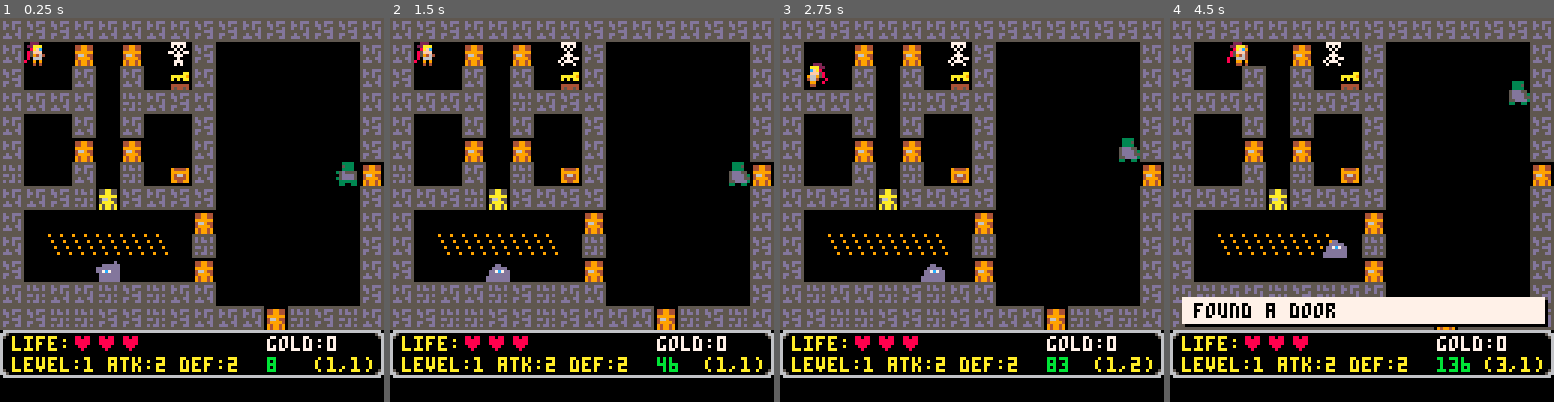
Above: before the commit, frames 1-4 (left to right).
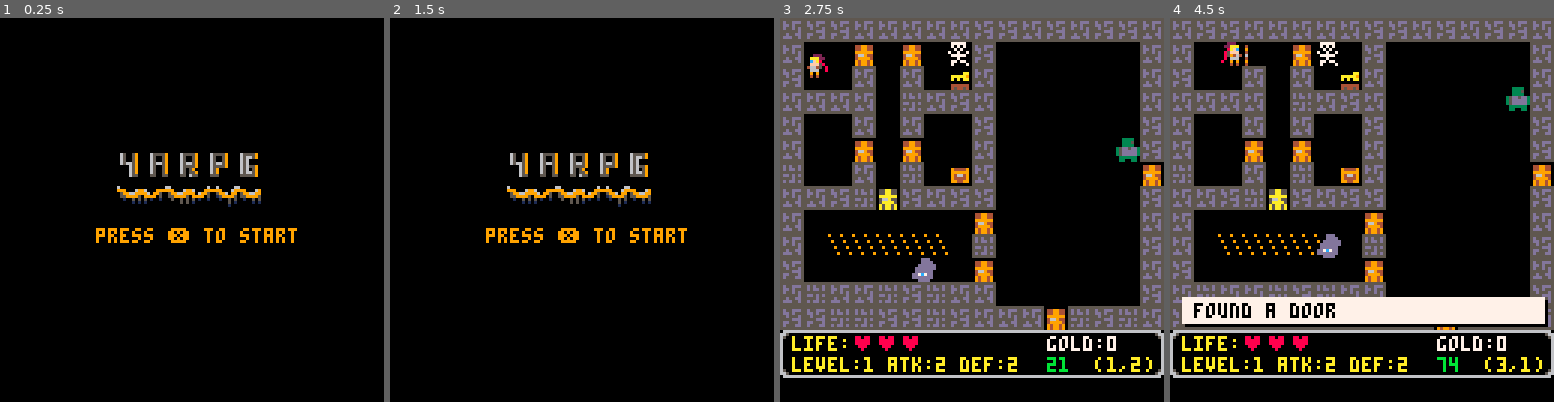
Above: after the commit, the same moments.

Repository: lauripaulo/pico8-games
Game: PICO-8 cartridge carts/yarpg/yarpg.p8
Same seed, same stepped clock (60 frames per second), same inputs: the game is played once before the commit and once after it.
Inputs:
- Up to frame 1 (0.25 s): no input
- Up to frame 2 (1.5 s): tap X (X key) at 1.07 s
- Up to frame 3 (2.75 s): hold Left 1.97-2.37 s; tap X (X key) at 2.07, 2.4, 2.73 s; hold Down from 2.42 s (still down)
- Up to frame 4 (4.5 s): release Down at 2.82 s; hold Right 2.87-3.53 s; tap X (X key) every 0.33 s from 3.07 to 4.4 s; hold Up 3.58-4.08 s; hold Right from 4.13 s (still down)

The runs differ from the first frame. In frame 1, 43% of the frame differs, in the area x 0-100%, y 0-94%; in frame 2, 43%; in frame 3, 0.8%; in frame 4, 1.1%.

Commit message:
Game state machine

Diff:
--- a/carts/yarpg/yarpg.p8
+++ b/carts/yarpg/yarpg.p8
@@ -1,9 +1,24 @@
 pico-8 cartridge // http://www.pico-8.com
 version 23
 __lua__
--- global vars
+-- game states
 
 function _init()
+	menu_init()
+end
+
+function menu_init()
+	_draw = menu_draw
+	_update = menu_update
+	mdelay=30
+	starprs=false
+end
+
+function game_init()
+	-- state machine
+	_init = game_init
+	_draw = game_draw
+	_update = game_update
 	me={
 		name="player",
 		x=0,
@@ -275,13 +290,85 @@
 	end
 end
 
+function b2s(bool)
+	return bool and 'true' or 'false'
+end
+
+function printhmap(name,m)
+ local i=1
+ printh("name:"..name)
+ for value in all(m) do
+ 	printh("->map["..i.."]="..value)
+ 	i+=1
+ end
+end
+
+function addhit(_ob,_sprs)
+ printh("addhit:".._ob.name.." x:".._ob.x.." y:".._ob.y)
+ add(hits,
+ 	{
+ 		ob=_ob,
+ 		cspr=1, -- none
+ 		dur=0,
+ 		sprs=_sprs
+ 	}
+ )
+end
+
+function addmsg(_txt,_secs,_colr)
+	add(msgs,
+		{
+		 txt=_txt,
+			duration=_secs*60,
+			frames=0,
+			colr=_colr
+		}
+	)
+end
+
+function attack(obj,target)
+ local t=1
+	local atk=rollatk(obj)
+	local def=rolldef(target)
+	local result=atk-def
+	if result>=0 then
+ 	addmsg("hit "..target.name.." for "..obj.level.." damage",t,3)
+		target.hp-=obj.level
+		if target.hp<=0 then
+			sfx(6)
+			addhit(target,dspr)
+		else
+			sfx(5)
+			addhit(target,hspr)
+		end
+	elseif result<0 then
+ 	addmsg(obj.name.." attack miss",t,8)
+ 	sfx(7)
+	end
+end
+
+function d6(num)
+ local value=0
+ for i=1,num do
+  value+=flr(rnd(6))+1
+ end
+ return value
+end
+
+function rollatk(obj)
+ return d6(2)+obj.level+obj.atack
+end
+
+function rolldef(obj)
+ return d6(2)+obj.level+obj.defense
+end
 -->8
 -- mobs
 
 function update_mobs()
 	if state.update_mobs then
 		for mob in all(mobs) do
-		 if mob.dead then
+		 if mob.hp<=0 then
   		del(mobs,mob)
 		 else
 			 mob.tomx=mob.mapx
@@ -397,84 +484,22 @@
 	return mob
 end
 -->8
--- util
-
-function b2s(bool)
-	return bool and 'true' or 'false'
-end
-
-function printhmap(name,m)
- local i=1
- printh("name:"..name)
- for value in all(m) do
- 	printh("->map["..i.."]="..value)
- 	i+=1
- end
-end
-
-function addhit(_ob,_sprs)
- printh("addhit:".._ob.name.." x:".._ob.x.." y:".._ob.y)
- add(hits,
- 	{
- 		ob=_ob,
- 		cspr=1, -- none
- 		dur=0,
- 		sprs=_sprs
- 	}
- )
-end
-
-function addmsg(_txt,_secs,_colr)
-	add(msgs,
-		{
-		 txt=_txt,
-			duration=_secs*60,
-			frames=0,
-			colr=_colr
-		}
-	)
-end
-
-function attack(obj,target)
- local t=1
-	local atk=rollatk(obj)
-	local def=rolldef(target)
-	local result=atk-def
-	if result>=0 then
- 	addmsg("hit "..target.name.." for "..obj.level.." damage",t,3)
-		target.hp-=obj.level
-		if target.hp<=0 then
-			sfx(6)
-			addhit(target,dspr)
-		else
-			sfx(5)
-			addhit(target,hspr)
-		end
-	elseif result<0 then
- 	addmsg(obj.name.." attack miss",t,8)
- 	sfx(7)
-	end
-end
-
-function d6(num)
- local value=0
- for i=1,num do
-  value+=flr(rnd(6))+1
- end
- return value
-end
-
-function rollatk(obj)
- return d6(2)+obj.level+obj.atack
-end
-
-function rolldef(obj)
- return d6(2)+obj.level+obj.defense
-end
--->8
--- draw/update
-
-function _update()
+-- update
+
+function menu_update()
+ if btn(❎) then
+  startprs=true
+  sfx(3)
+ end
+ if startprs then
+  mdelay-=1
+ end
+ if mdelay==0 then
+  game_init()
+ end
+end
+
+function game_update()
 	if me.hp>0 or #hits>0
 	then
 		spawmobs()
@@ -488,7 +513,60 @@
 	end
 end
 
-function _draw()
+function update_hits()
+	for h in all(hits) do
+	 if h.dur>4 then
+	 	del(hits,h)
+	 else
+	  if (state.frames%2)==0 then
+				h.cspr+=1
+				h.dur+=1
+				if h.cspr>4 then
+					h.cspr=1
+				end
+		 end
+		end
+	end
+end
+
+function update_messages()
+ for ms in all(msgs) do
+ 	if ms.frames ==
+ 				ms.duration then
+ 	 del(msgs,ms)
+ 	 ms=nil
+ 	else
+	 	ms.frames+=1
+	 end
+ end
+end
+
+
+-->8
+-- draw
+
+function menu_draw()
+ cls()
+ for i=1,5 do
+ 	spr(130+i,10*(i-1)+39,45,1,1)
+ 	spr(146+i,8*(i-1)+39,55,1,1)
+ end
+ spr(147,8*5+39,55,1,1)
+ if startprs then
+	 local cl=mdelay%5
+	 if cl==0 then
+	 	color(8)
+	 else
+	 	color(9)
+	 end
+	else
+	 color(9)
+	end
+ cursor(32,70)
+ print("press ❎ to start")
+end
+
+function game_draw()
 	cls()
  state.frames+=1
 	if me.hp>0 or #hits>0
@@ -508,42 +586,10 @@
 	end
 end
 
-function update_hits()
-	for h in all(hits) do
-	 if h.dur>4 then
-	 	del(hits,h)
-	 	printh("remove hit x:"..h.ob.x.." y:"..h.ob.y)
-	 else
-	  if (state.frames%2)==0 then
-				h.cspr+=1
-				h.dur+=1
-				if h.cspr>4 then
-					h.cspr=1
-				end
-		 	printh("hit x:"..h.ob.x.." y:"..h.ob.y.." cspr:"..h.cspr.." dur:"..h.dur)
-		 	printh(" spr:"..hspr[h.cspr])
-		 end
-		end
-	end
-end
-
 function draw_hits()
 	for h in all(hits) do
 		spr(h.sprs[h.cspr],h.ob.x,h.ob.y,1,1)
- 	printh(" draw spr:"..hspr[h.cspr])
-	end
-end
-
-function update_messages()
- for ms in all(msgs) do
- 	if ms.frames ==
- 				ms.duration then
- 	 del(msgs,ms)
- 	 ms=nil
- 	else
-	 	ms.frames+=1
-	 end
- end
+	end
 end
 
 function draw_messages()
@@ -775,7 +820,7 @@
 
 __gff__
 0001000000000000000000000000000000010000000000000000000000000000000100000500090900000000000000000000000000000000000000000000000000000000000000000000000000000000000000000000000000000000000000000000000000000000000000000000000000000000000000000000000000000000
-0000000000000001010101010101000000000000000000010101010101010000000000000000000101010101010100000000000000000000000000000000000000000000000000000000000000000000000000000000000000000003020000000302000000000000000000000000000000000000000000000000000000000000
+0000000000000000000000000000000000000000000000000000000000000000000000000000000000000000000000000000000000000000000000000000000000000000000000000000000000000000000000000000000000000003020000000302000000000000000000000000000000000000000000000000000000000000
 __map__
 0111110101010101111101110111110100000000000000000000000000000000000000000000000000000000000000000000000000000000000000000000000000000000000000000000000000000000000000000000000000000000000000000000000000000000000000000000000000000000000000000000000000000000
 010000db00db0000110000000000000100000000000000000000000000000000000000000000000000000000000000000000000000000000000000000000000000000000000000000000000000000000000000000000000000000000000000000000000000000000000000000000000000000000000000000000000000000000
Not shown, changed: 24 lines of the sprite sheet (__gfx__) section of carts/yarpg/yarpg.p8
Not shown, changed: the music (__music__) section of carts/yarpg/yarpg.p8
Not shown, changed: the sound effects (__sfx__) section of carts/yarpg/yarpg.p8
